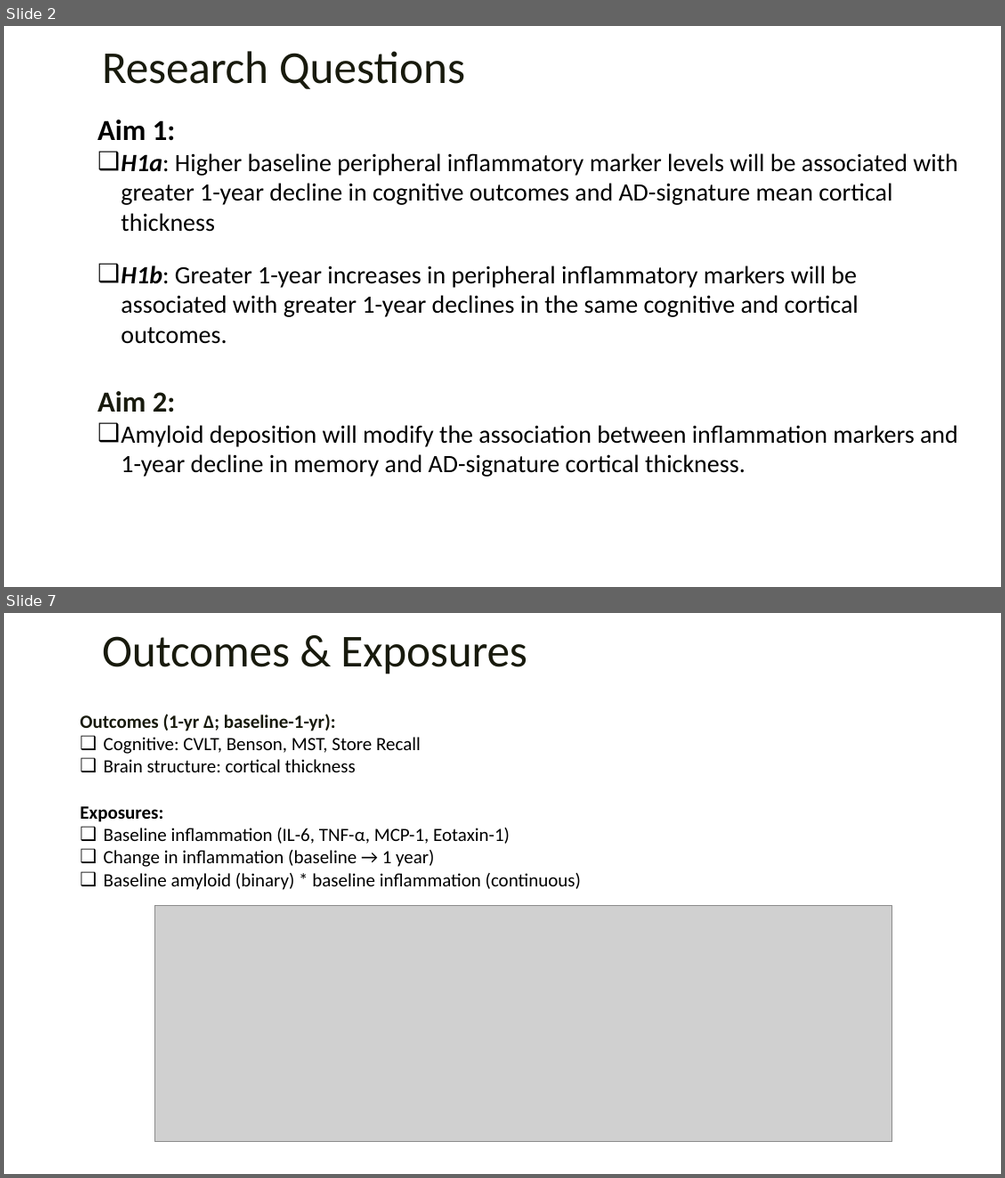
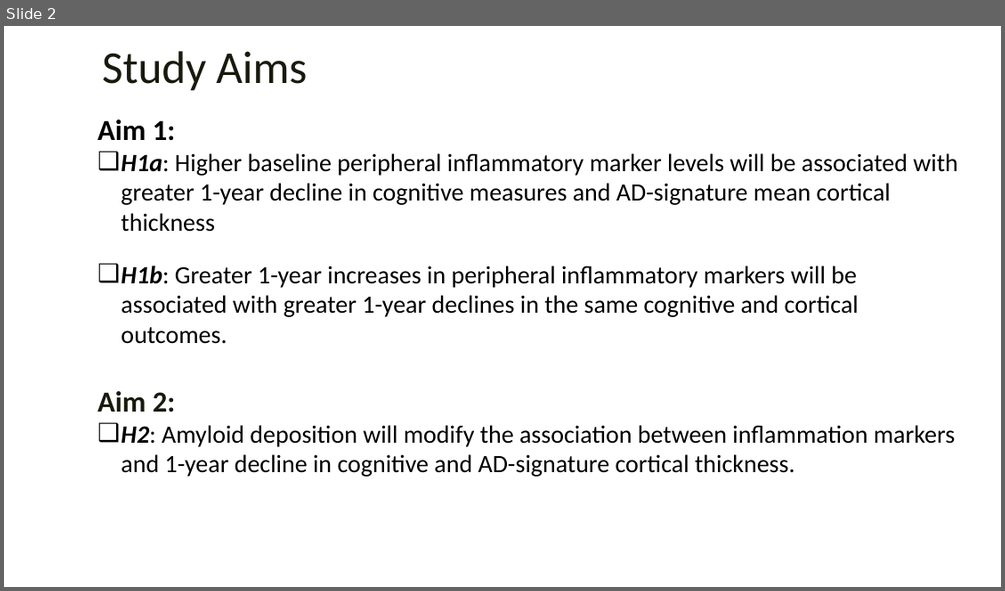
Before and after one commit to rysummers/BIOS6624-Class, a slide deck: Project2/Reports/Project2_Presentation_summers.pptx. Shown one above the other, each under a label of ours: slides 2 and 7 before the commit, slide 2 after it; the slides between them are not shown. The pictures are 1005x1178 and 1005x591 pixels, drawn with LibreOffice and Linux fonts; fonts in the diff are those of the drawing; grey boxes stand for pictures; background and template pictures are left out. Boxes give left, top, right and bottom in pixels: in the first picture for what was removed or moved away, otherwise in the second. Text is boxed around its words. In the diff, an @@ line names an element or a change of style, - is before the commit and + after.

```diff
--- a/Project2/Reports/Project2_Presentation_summers.pptx
+++ b/Project2/Reports/Project2_Presentation_summers.pptx
@@ slide 7 removed at bbox=[4, 613, 1001, 1174], background picture (left out) @@
@@ text removed at bbox=[102, 636, 526, 674] @@
-Outcomes & Exposures
@@ text removed at bbox=[80, 714, 581, 890] @@
-Outcomes (1-yr Δ; baseline-1-yr):
-❑ Cognitive: CVLT, Benson, MST, Store Recall
-❑ Brain structure: cortical thickness
-Exposures:
-❑ Baseline inflammation (IL-6, TNF-α, MCP-1, Eotaxin-1)
-❑ Change in inflammation (baseline → 1 year)
-❑ Baseline amyloid (binary) * baseline inflammation (continuous)
@@ picture removed at bbox=[155, 906, 891, 1142] @@
@@ slide 2 changed as well @@
@@ text at bbox=[102, 51, 307, 91]: text changed @@
-Research Questions
+Study Aims
@@ text at bbox=[121, 153, 957, 232]: text changed @@
-❑ H1a: Higher baseline peripheral inflammatory marker levels will be associated with greater 1-year decline in cognitive outcomes and AD-signature mean cortical thickness
+❑ H1a: Higher baseline peripheral inflammatory marker levels will be associated with greater 1-year decline in cognitive measures and AD-signature mean cortical thickness
@@ text at bbox=[121, 425, 955, 476]: text changed @@
-❑ Amyloid deposition will modify the association between inflammation markers and 1-year decline in memory and AD-signature cortical thickness.
+❑ H2: Amyloid deposition will modify the association between inflammation markers and 1-year decline in cognitive and AD-signature cortical thickness.
```
Also in this commit, not shown: 4 other slides changed, 1 slide added, 1 other slide removed, 7 other files.
